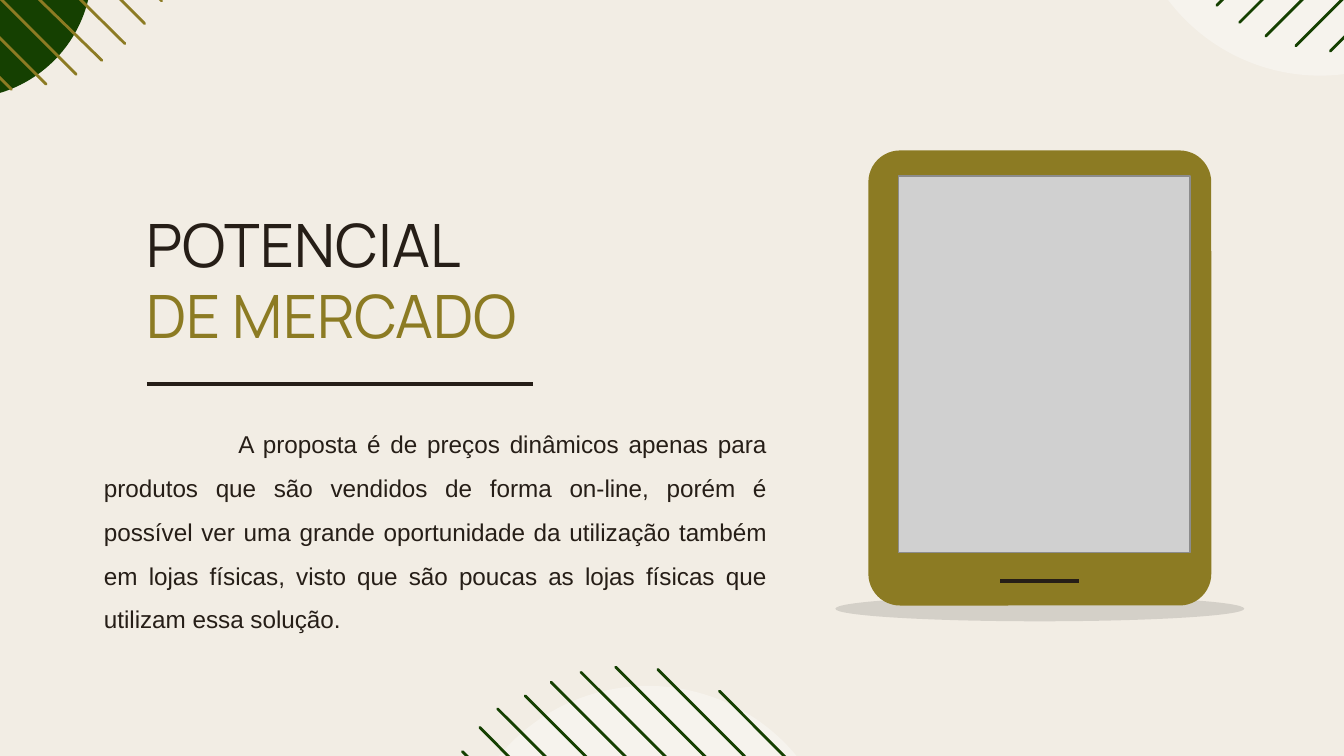
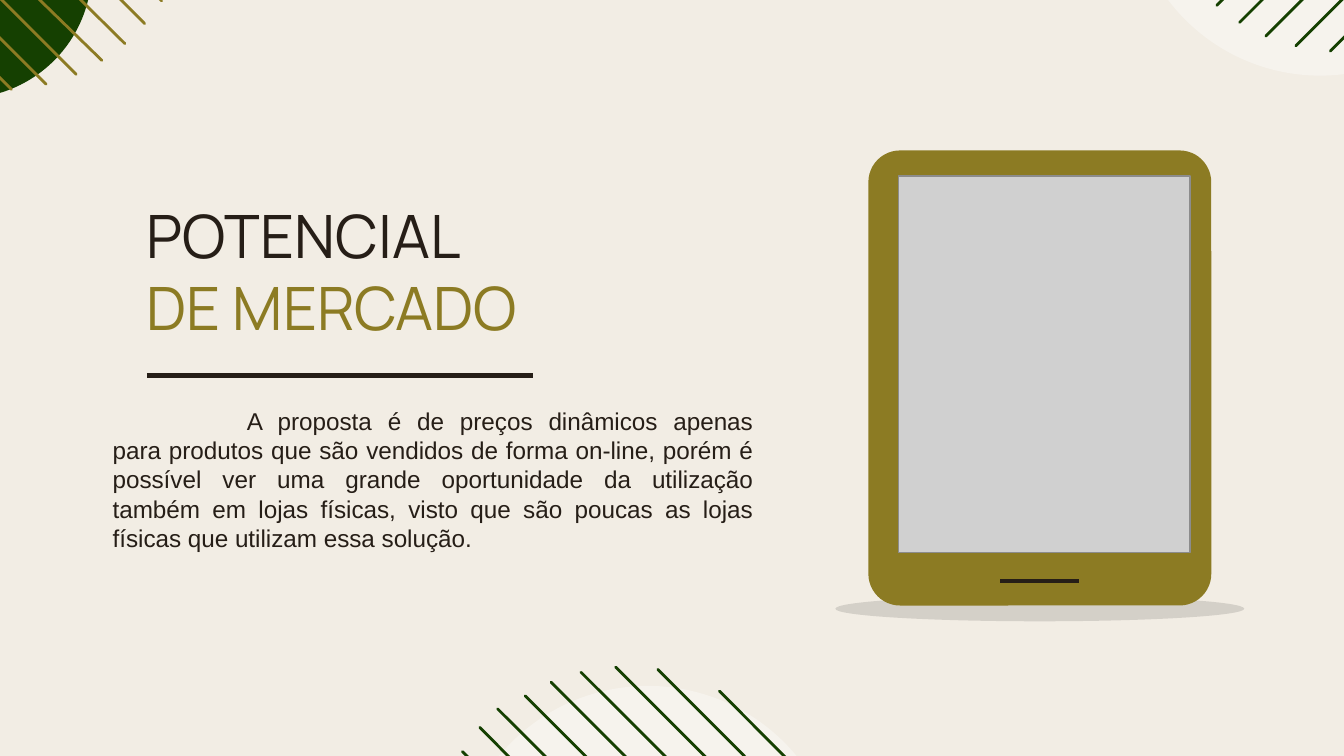
Before and after one commit to rafaellabastos/challenge-pitch-qa, a slide deck: slide 18 of Pitch-SavvyFix.pptx. Drawn at 1344x756 pixels with LibreOffice and Linux fonts; fonts in the diff are those of the drawing; grey boxes stand for pictures. Boxes give left, top, right and bottom in pixels: in the first picture for what was removed or moved away, otherwise in the second. Text is boxed around its words. In the diff, an @@ line names an element or a change of style, - is before the commit and + after.

```diff
--- a/Pitch-SavvyFix.pptx
+++ b/Pitch-SavvyFix.pptx
@@ title "POTENCIAL DE MERCADO" moved from (x1=147, y1=223, x2=517, y2=339) to (x1=147, y1=214, x2=517, y2=331) @@
@@ line moved from (146, 384) - (534, 384) to (146, 375) - (534, 375) @@
@@ subtitle "A proposta é de preços ..." moved from (x1=104, y1=435, x2=767, y2=633) to (x1=113, y1=412, x2=753, y2=552) @@
@@ subtitle "A proposta é de preços ..." at (x1=113, y1=412, x2=753, y2=552): line spacing 1.5 to 1 @@
```
Also in this commit, not shown: 8 other slides changed.
